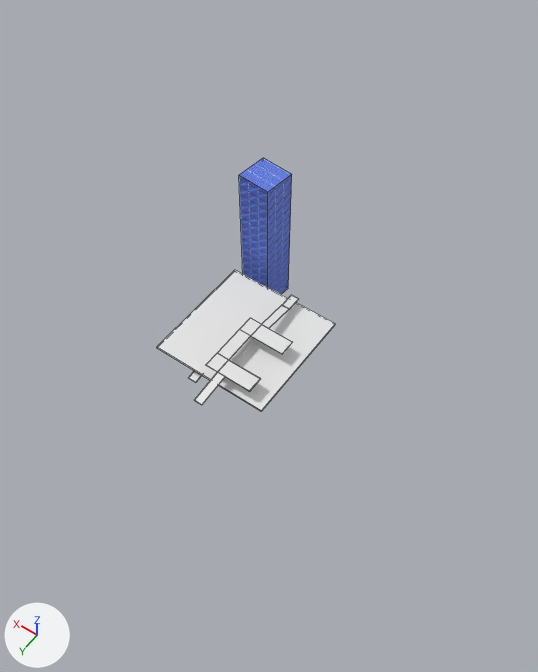
The Blender file art stuff/3d models for proj.blend as it was, and as the next commit left it.
Camera for both pictures: a 50 mm camera at (-257.0, 326.0, 528.0) aimed at (-16.0, -12.0, -2.0). Arrows for +X, +Y and +Z are at lower left; the lights stay in place. Mesh edges are drawn as thin lines on the coarser meshes. The same objects are shown in both versions, whatever each file hides.

Script lines for the objects in view, before the commit:
```python
me_cube_035 = bpy.data.meshes.new('Cube.035')
me_cube_035.from_pydata(...)  # a box spanning x -1.0..1.0, y -1.0..1.0, z -1.0..1.0
me_cube_035.materials.append(mat_material_005)
me_cube_036 = bpy.data.meshes.new('Cube.036')
me_cube_036.from_pydata(...)  # a box spanning x -1.0..1.0, y -1.0..1.0, z -1.0..1.0
me_cube_042 = bpy.data.meshes.new('Cube.042')
me_cube_042.from_pydata(...)  # 24 vertices, 17 faces; spans x -25.6..4.0, y -7.9..7.9, z -0.5..0.5
me_cube_042.materials.append(mat_tt_checker_512x512_uv_grid_003)  # its picture is missing
ob_cube_018 = bpy.data.objects.new('Cube.018', me_cube_035)
ob_cube_018.location = (44.0, -90.0, 26.0)
ob_cube_018.rotation_euler = (0.0, 0.0, -0.106)  # degrees (0, 0, -6.1)
ob_cube_018.scale = (16.9, 15.8, 74.6)
ob_cube_019 = bpy.data.objects.new('Cube.019', me_cube_036)
ob_cube_019.location = (0.0, 0.0, -1.0)
ob_cube_019.scale = (57.3, 57.3, 1.0)
ob_path_009 = bpy.data.objects.new('path.009', me_cube_042)
ob_path_009.location = (-4.0, 23.0, 13.0)
ob_path_009.scale = (1.55, 4.01, 1.0)
```
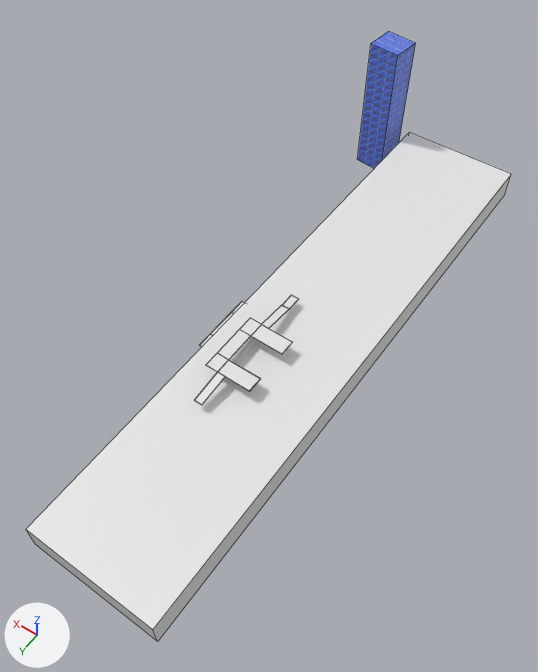
Where the newer file only moved an object's origin or applied its transform, the numbers keep the older frame.

Location of each change, [x1, y1, x2, y2] in pixels of the pictures (538 x 672 px):
'Cube.019', mesh rescaled (172% wider, 257% taller): before [157, 270, 335, 412]; after [26, 132, 511, 642]
'Cube.018', moved, rescaled (11% wider): before [239, 158, 292, 294]; after [357, 31, 416, 168]

Patch to the scene script:
```diff
--- a/art stuff/3d models for proj.blend.py
+++ b/art stuff/3d models for proj.blend.py
@@ me_cube_036 @@
 me_cube_036.from_pydata(...)  # 8 vertices, 6 faces; spans x -1.0..1.0, y -1.0..1.0, z -1.0..1.0
 # used by ob_cube_019; location = (0.0, 0.0, -1.0); scale = (57.3, 57.3, 1.0)
+# me_cube_036 part 1: the whole mesh is scaled about its middle by (1.09, 5.13, 14.4), then moved by (-0.66, -0.88, -13.94)
@@ ob_cube_018 @@
 ob_cube_018 = bpy.data.objects.new('Cube.018', me_cube_035)
-ob_cube_018.location = (44.0, -90.0, 26.0)
+ob_cube_018.location = (57.0, -336.0, 27.0)
 ob_cube_018.rotation_euler = (0.0, 0.0, -0.106)  # degrees (0, 0, -6.1)
-ob_cube_018.scale = (16.9, 15.8, 74.6)
+ob_cube_018.scale = (17.2, 16.0, 75.7)
```
